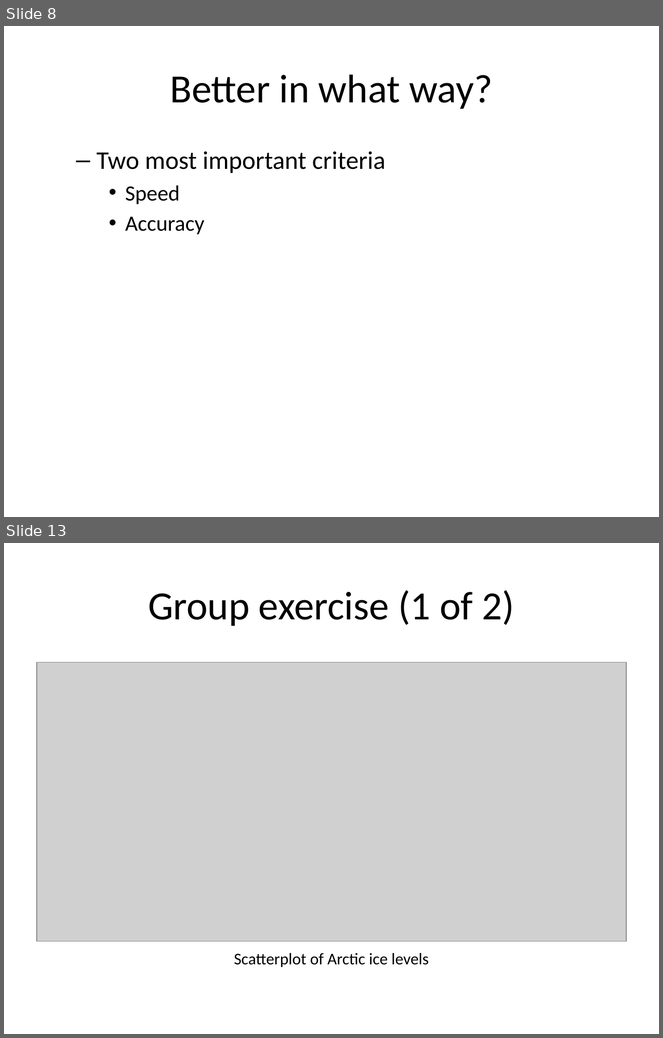
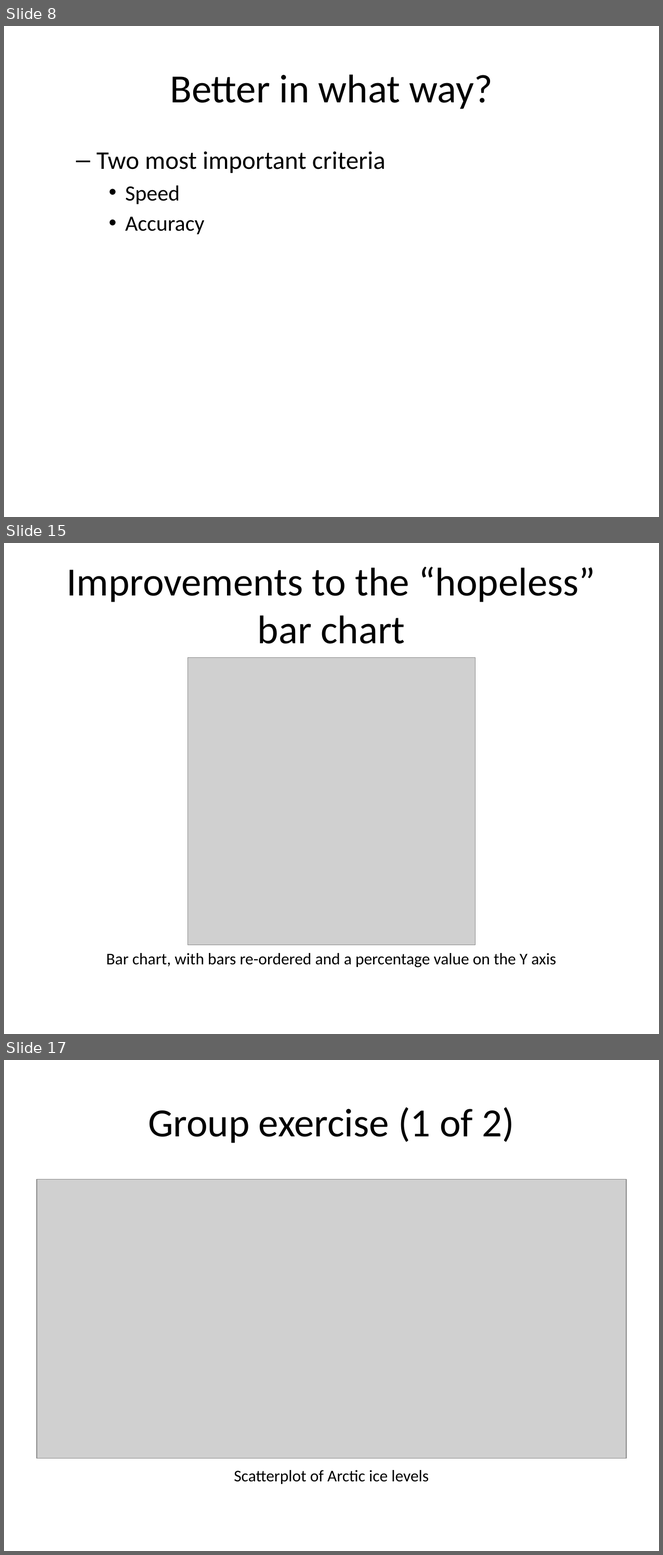
Before and after one commit to pmean/data-visualization, a slide deck: data-viz-01/src/v01-main-scatterplots.pptx. Shown one above the other, each under a label of ours: slides 8 and 13 before the commit, slides 8, 15 and 17 after it; the slides between them are not shown. The pictures are 663x1038 and 663x1555 pixels, drawn with LibreOffice and Linux fonts; fonts in the diff are those of the drawing; grey boxes stand for pictures. Boxes give left, top, right and bottom in pixels: in the first picture for what was removed or moved away, otherwise in the second. Text is boxed around its words. In the diff, an @@ line names an element or a change of style, - is before the commit and + after.

```diff
--- a/data-viz-01/src/v01-main-scatterplots.pptx
+++ b/data-viz-01/src/v01-main-scatterplots.pptx
@@ slide 15 added at [4,543,659,1034], background #FFFFFF @@
@@ title added at [67,566,596,644], 44 pt, text #000000 @@
+Improvements to the “hopeless” bar chart
@@ picture added at [188,657,476,945] @@
@@ text added at [106,953,556,968], 18 pt, text #000000 @@
+Bar chart, with bars re-ordered and a percentage value on the Y axis
@@ what was slide 13 is now slide 17 @@
```
Also in this commit, not shown: 6 slides changed, 3 other slides added, 25 other files.
